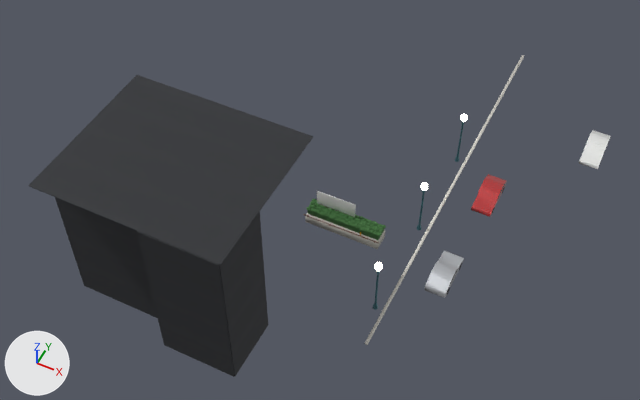
An edit to the glTF model public/assets/stage/baked/set3.glb, drawn before and after from the same camera.
Both versions are drawn from a camera (50 mm lens) standing at (24.0, -38.7, 60.0) and looking at (1.2, 7.0, 2.9). Every picture has the same lights, and +X, +Y and +Z are marked at lower left. The older version comes first. Where no turn or scale is listed for an object, it has been applied to the vertices. Vertices at exactly the same position are counted once.

Names of what the first picture shows: 'Static'.
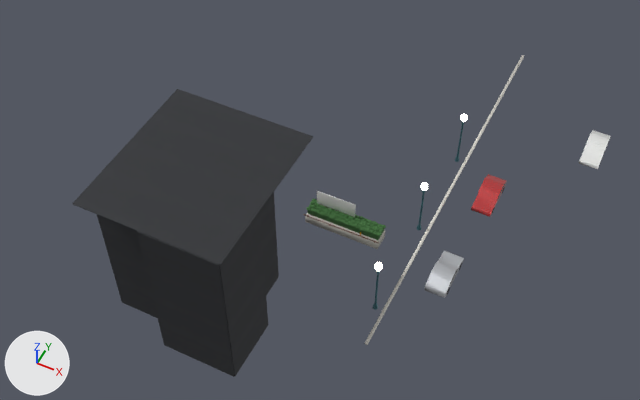
Where the newer file only moved an object's origin or applied its transform, the numbers keep the older frame.

What differs and where, as boxes (x1, y1, x2, y2) in the pictures (640 x 400 px):
'Static', reshaped: before (28, 55, 611, 377); after (72, 55, 611, 377)
part 1 of me_mesh_27, added: after (260, 192, 279, 295)
part 2 of me_mesh_27, surface changed: before (28, 75, 274, 303); after (72, 89, 274, 303)

The change, as a diff of the scene's bpy script:
```diff
--- a/public/assets/stage/baked/set3.glb.py
+++ b/public/assets/stage/baked/set3.glb.py
@@ me_mesh_27 @@
 # used by ob_static; location = (4.08, 13.62, 7.03)
-me_mesh_27.from_pydata(...)  # 8167 vertices, 15663 faces; spans x -17.4..17.4, y -23.6..23.6, z -7.0..7.0
+me_mesh_27.from_pydata(...)  # 8291 vertices, 15899 faces; spans x -13.6..17.4, y -23.6..23.6, z -7.0..7.0
+# me_mesh_27 part 1: a new loose piece, a box spanning x -3.364..-3.303, y -17.215..-13.617, z -7.029..6.971, in mat_b_facade_mat_facadedark
+# me_mesh_27 part 2: 272 kept faces spanning x -13.6..5.1, y -23.5..6.1, z -7.0..7.0 get new texture (UV) coordinates
+# other edits to the shape of me_mesh_27 do not show in these pictures
 me_mesh_27.materials.append(mat_b_carred_mat_carglass)
```
